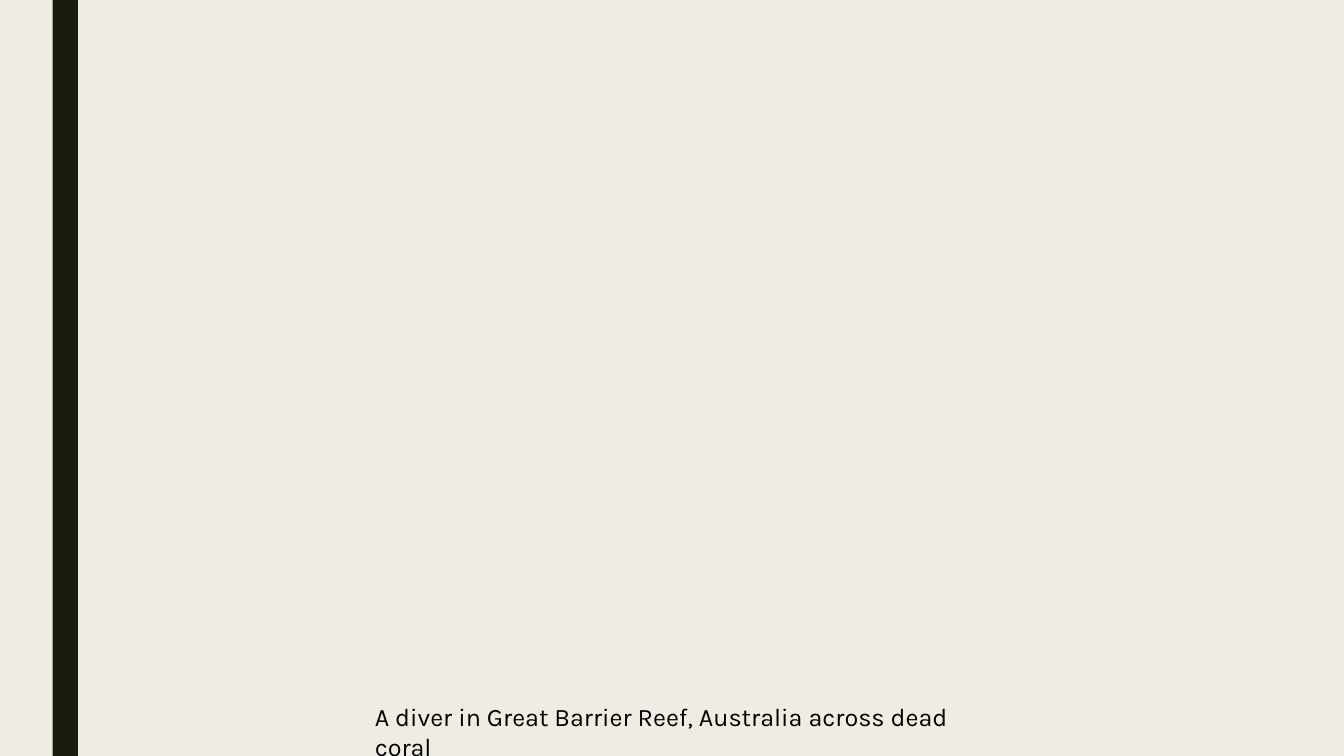
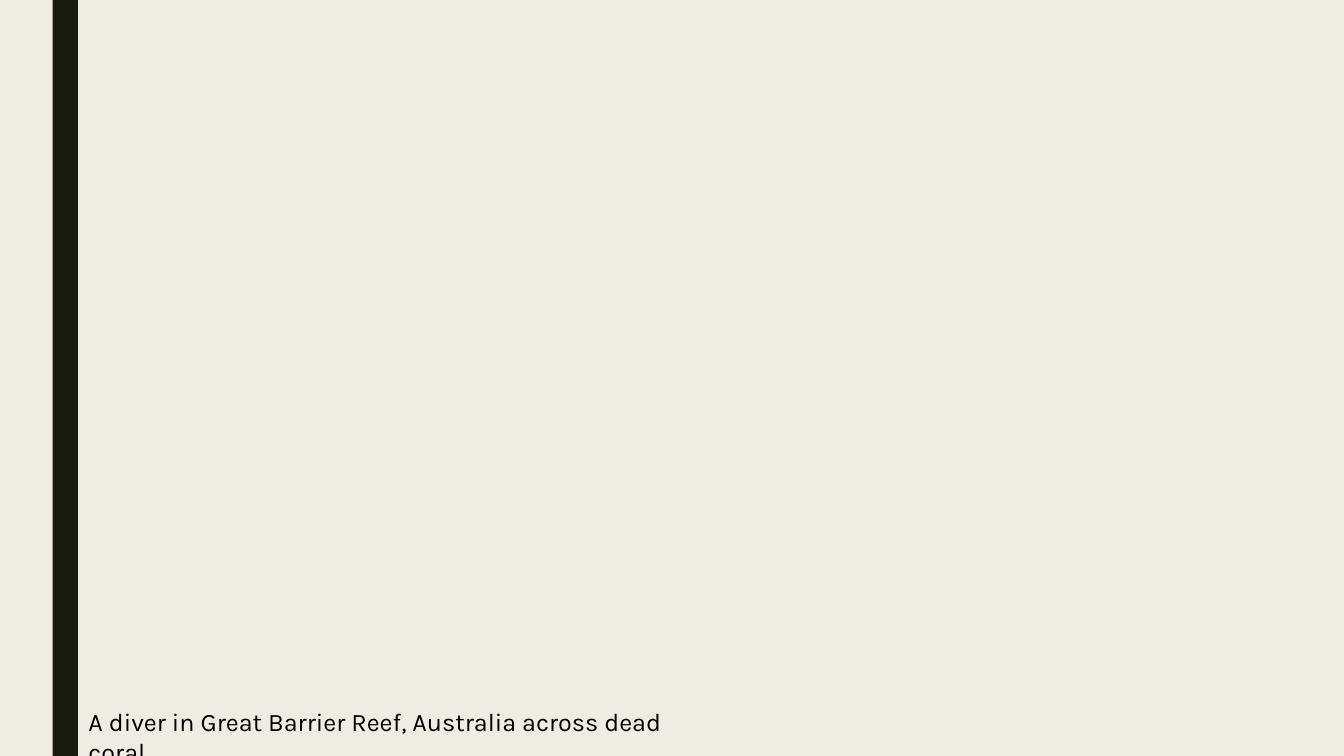
Before and after one commit to shubham0008/CoralProtect, a slide deck: slide 2 of readme/CoralProtect.pptx. Drawn at 1344x756 pixels with LibreOffice and Linux fonts; fonts in the diff are those of the drawing; background and template pictures are left out. Boxes give left, top, right and bottom in pixels: in the first picture for what was removed or moved away, otherwise in the second. Text is boxed around its words. In the diff, an @@ line names an element or a change of style, - is before the commit and + after.

```diff
--- a/readme/CoralProtect.pptx
+++ b/readme/CoralProtect.pptx
@@ text "A diver in Great Barrier ...": place and size @@
-text "A diver in Great Barrier ..." at box(375, 708, 948, 729)
+text "A diver in Great Barrier ..." at box(88, 713, 661, 734)
```
